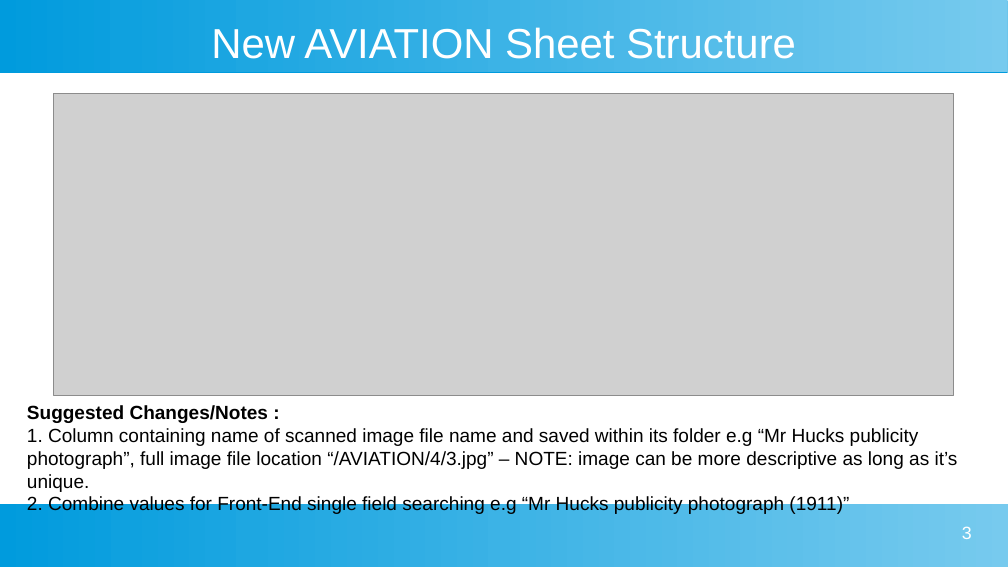
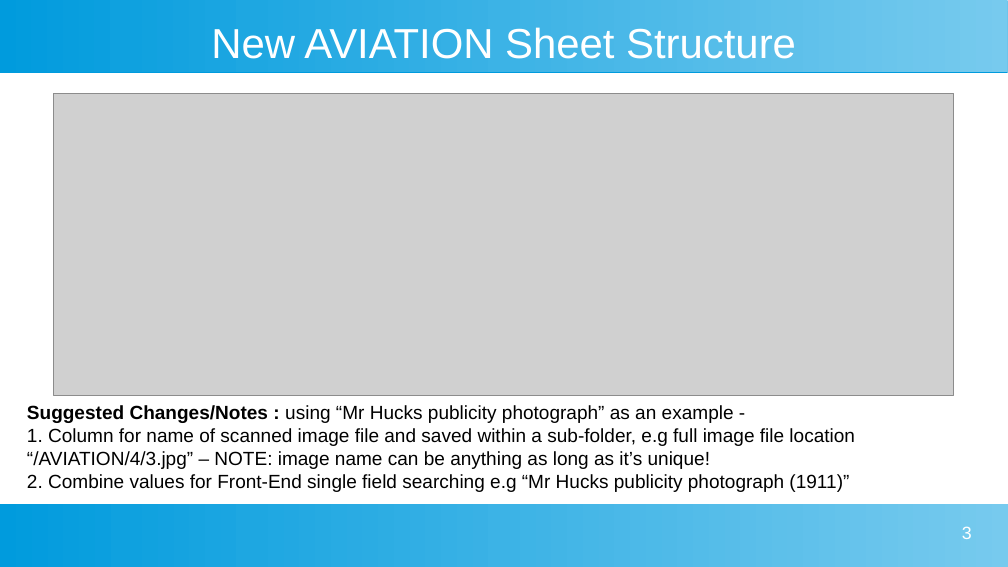
Before and after one commit to AdeHarrison/image-browser, a slide deck: slide 3 of Changes.odp. Drawn at 1008x567 pixels with LibreOffice and Linux fonts; fonts in the diff are those of the drawing; grey boxes stand for pictures. Boxes give left, top, right and bottom in pixels: in the first picture for what was removed or moved away, otherwise in the second. Text is boxed around its words. In the diff, an @@ line names an element or a change of style, - is before the commit and + after.

```diff
--- a/Changes.odp
+++ b/Changes.odp
@@ text at [27, 405, 855, 469]: text changed @@
-Suggested Changes/Notes :
-1. Column containing name of scanned image file name and saved within its folder e.g “Mr Hucks publicity photograph”, full image file location “/AVIATION/4/3.jpg” – NOTE: image can be more descriptive as long as it’s unique.
+Suggested Changes/Notes : using “Mr Hucks publicity photograph” as an example -
+1. Column for name of scanned image file and saved within a sub-folder, e.g full image file location “/AVIATION/4/3.jpg” – NOTE: image name can be anything as long as it’s unique!
```
Also in this commit, not shown: 1 other slide changed, 12 other files.
